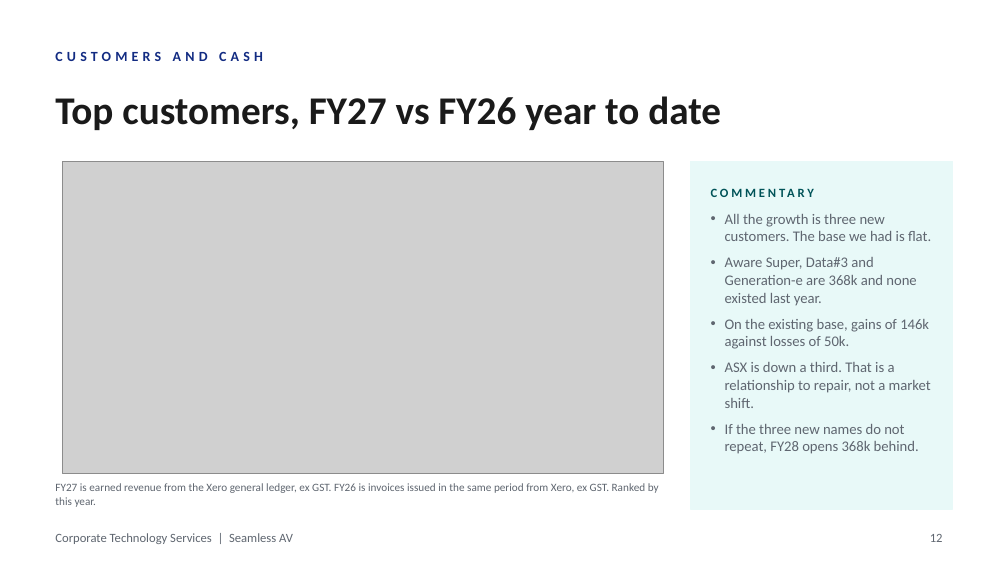
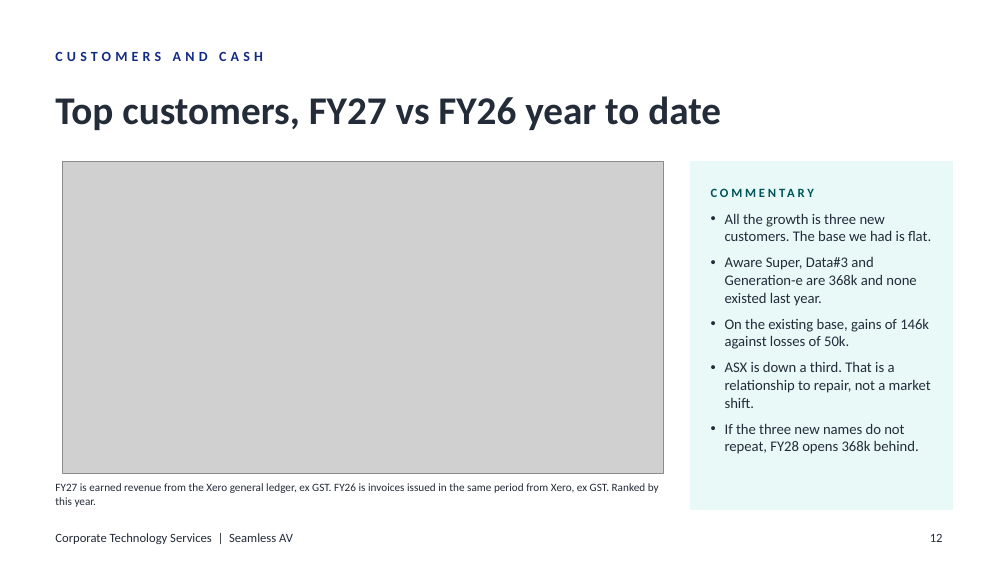
Before and after one commit to WesleyNelson-O33/Claude, a slide deck: slide 12 of deck/CTS Monthly Business Review - September 2026.pptx. Drawn at 1008x567 pixels with LibreOffice and Linux fonts; fonts in the diff are those of the drawing; grey boxes stand for pictures; background and template pictures are left out. Boxes give left, top, right and bottom in pixels: in the first picture for what was removed or moved away, otherwise in the second. Text is boxed around its words. In the diff, an @@ line names an element or a change of style, - is before the commit and + after.

```diff
--- a/deck/CTS Monthly Business Review - September 2026.pptx
+++ b/deck/CTS Monthly Business Review - September 2026.pptx
@@ title "Top customers, FY27 vs FY26 ..." at bbox=[55, 96, 721, 130]: text colour #1A1A1A to #242C39 @@
@@ text colour #5F6670 to #242C39 in 4 elements at bbox=[55, 483, 659, 507], bbox=[725, 213, 931, 454], bbox=[930, 534, 943, 542], bbox=[55, 533, 293, 544] @@
```
Also in this commit, not shown: 17 other slides changed, 1 other file.
